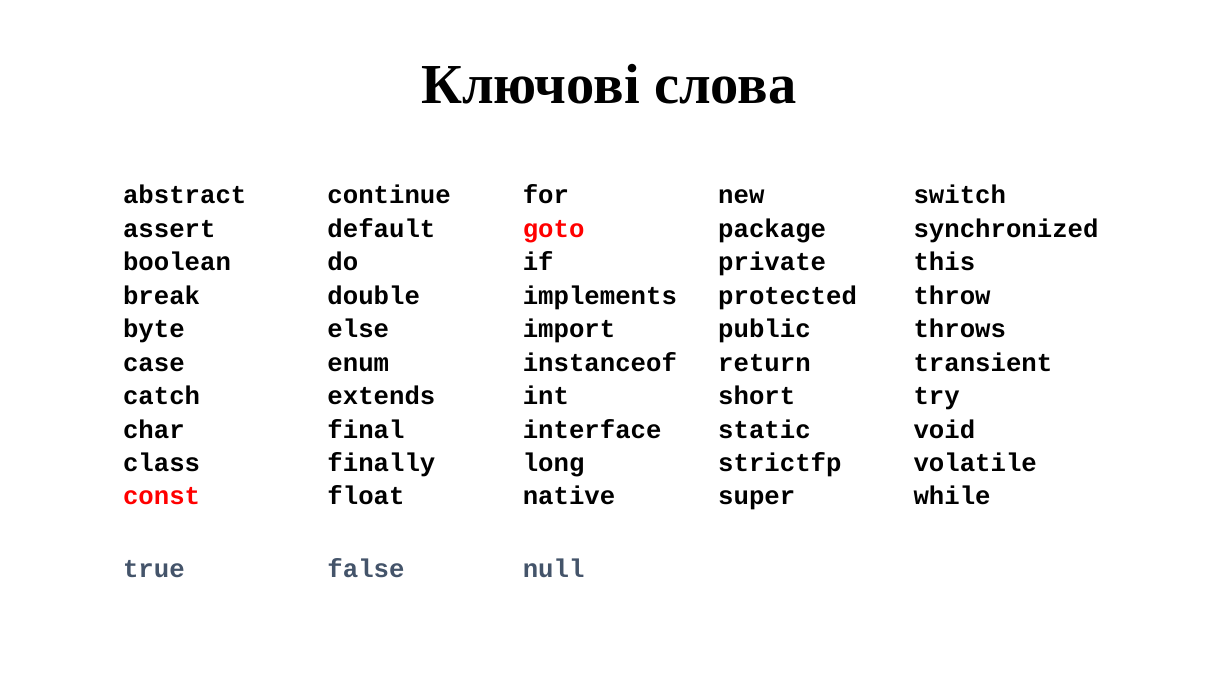
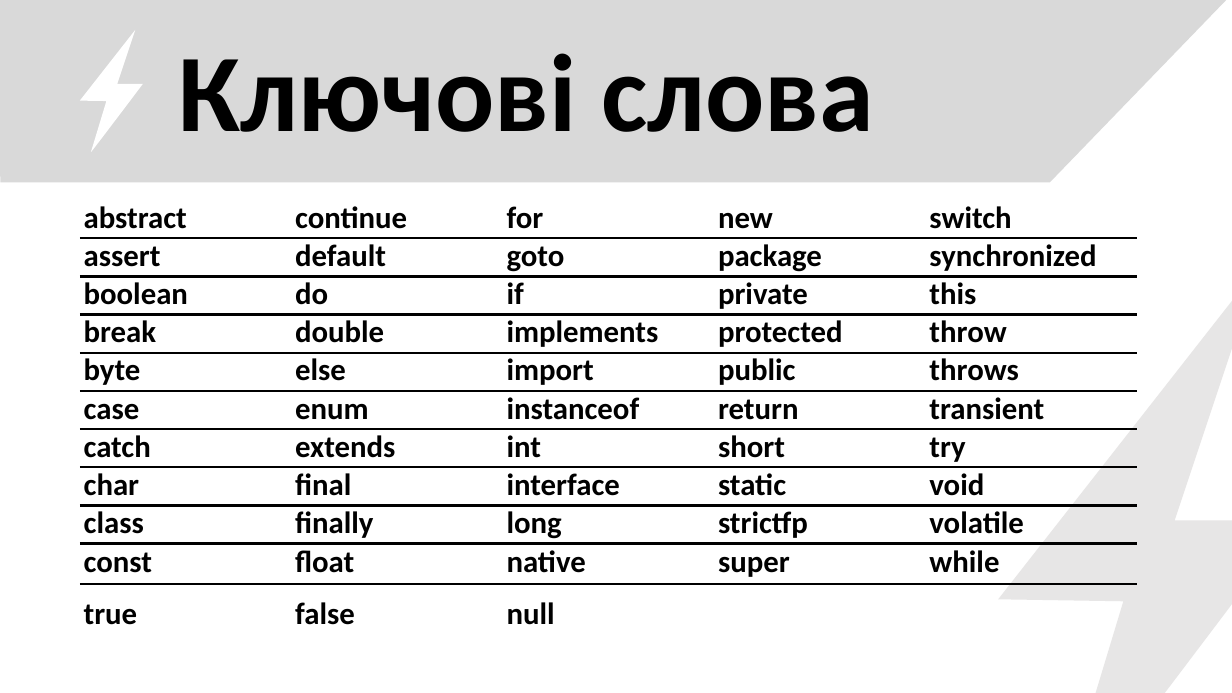
Before and after one commit to arg3ntuum/JavaCourse, a slide deck: slide 7 of Java Урок 2 Змінні. Перетворення типів. БО.pptx. Drawn at 1232x693 pixels with LibreOffice and Linux fonts; fonts in the diff are those of the drawing. Boxes give left, top, right and bottom in pixels: in the first picture for what was removed or moved away, otherwise in the second. Text is boxed around its words. In the diff, an @@ line names an element or a change of style, - is before the commit and + after.

Commit message:
Re designed 2 theme.

```diff
--- a/Java Урок 2 Змінні. Перетворення типів. БО.pptx
+++ b/Java Урок 2 Змінні. Перетворення типів. БО.pptx
@@ freeform shape added at <box>0,0,1230,182</box>, fill #D9D9D9 @@
@@ freeform shape added at <box>79,30,142,152</box>, fill #FFFFFF @@
@@ text "Ключові слова": place and size @@
-text "Ключові слова" at <box>421,64,796,104</box>
+text "Ключові слова" at <box>179,53,873,132</box>
@@ text "Ключові слова" at <box>179,53,873,132</box>: size 44 to 86 pt, font Times New Roman to Calibri; alignment centre to left; line spacing 0.9 to 0.8 @@
@@ table at <box>79,201,1138,648</box> @@
@@ size 20 to 24 pt, font Courier New to Calibri @@
@@ text colour #FF0000 to #000000 in "goto", "const" @@
@@ text colour #44546A to #000000 in "true", "false", "null" @@
@@ line spacing 1.15 to 0.8 @@
@@ less space between paragraphs @@
@@ borders changed @@
@@ table: place and size @@
-table at <box>123,178,1107,604</box>
+table at <box>79,201,1138,648</box>
@@ freeform shape added at <box>998,265,1232,693</box>, fill #E7E6E6 @@
```
Also in this commit, not shown: 18 other slides changed, 2 slides added, 3 slides removed.
